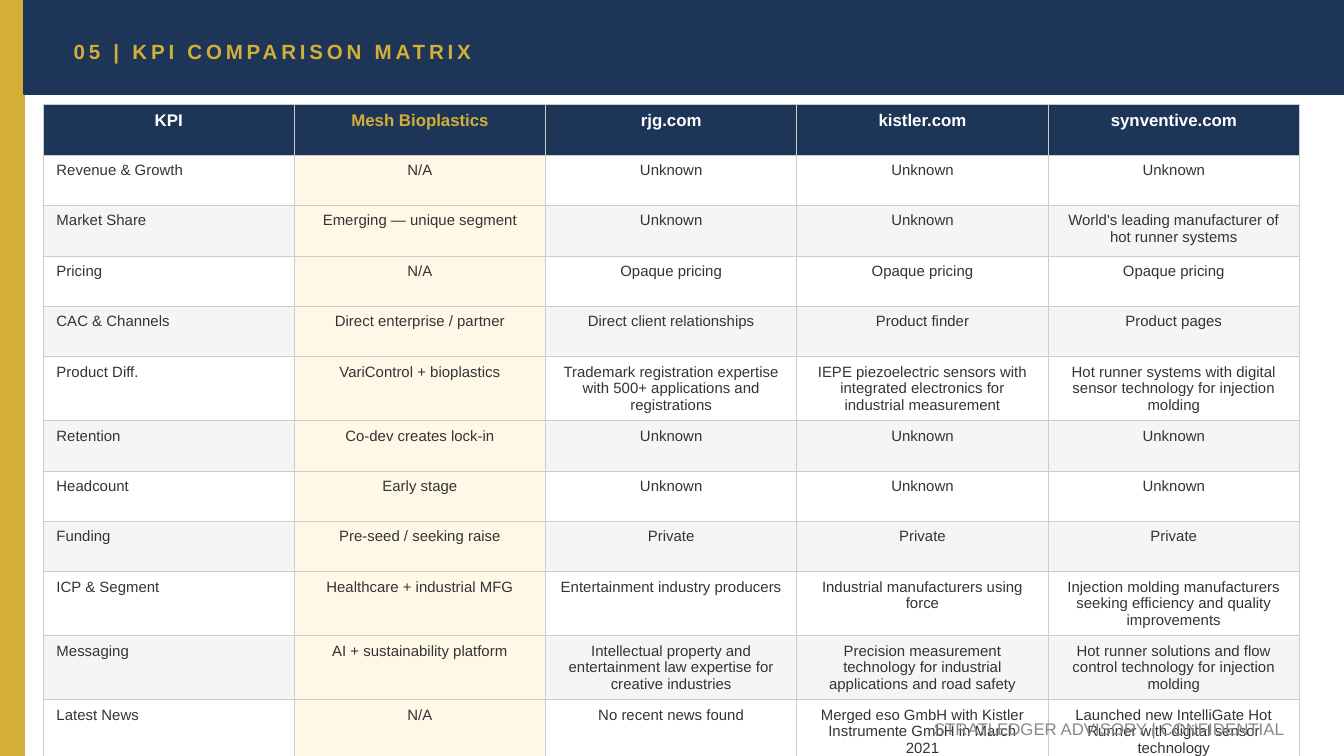
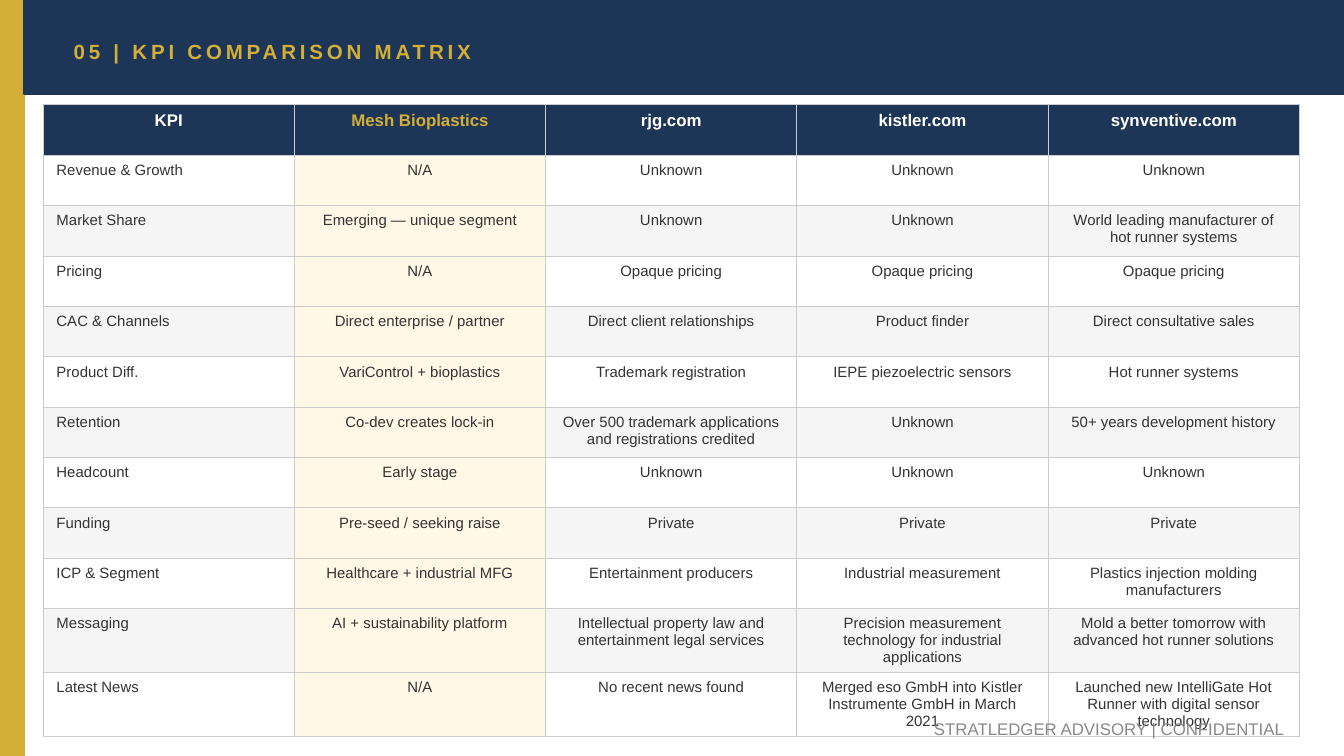
Before and after one commit to apexmakeshop-dot/droplet-commands, a slide deck: slide 9 of mesh_bioplastics_CI_Report.pptx. Drawn at 1344x756 pixels with LibreOffice and Linux fonts; fonts in the diff are those of the drawing. Boxes give left, top, right and bottom in pixels: in the first picture for what was removed or moved away, otherwise in the second. Text is boxed around its words. In the diff, an @@ line names an element or a change of style, - is before the commit and + after.

Commit message:
CI Report: Mesh Bioplastics

```diff
--- a/mesh_bioplastics_CI_Report.pptx
+++ b/mesh_bioplastics_CI_Report.pptx
@@ table at bbox=[43, 105, 1300, 734] @@
-row 3, column 5: World's leading manufacturer of hot runner systems
+row 3, column 5: World leading manufacturer of hot runner systems
-row 5, column 5: Product pages
+row 5, column 5: Direct consultative sales
-row 6: Product Diff. | VariControl + bioplastics | Trademark registration expertise with 500+ applications and registrations | IEPE piezoelectric sensors with integrated electronics for industrial measurement | Hot runner systems with digital sensor technology for injection molding
+row 6: Product Diff. | VariControl + bioplastics | Trademark registration | IEPE piezoelectric sensors | Hot runner systems
-row 7, column 3: Unknown
+row 7, column 3: Over 500 trademark applications and registrations credited
-row 7, column 5: Unknown
+row 7, column 5: 50+ years development history
-row 10: ICP & Segment | Healthcare + industrial MFG | Entertainment industry producers | Industrial manufacturers using force | Injection molding manufacturers seeking efficiency and quality improvements
+row 10: ICP & Segment | Healthcare + industrial MFG | Entertainment producers | Industrial measurement | Plastics injection molding manufacturers
-row 11: Messaging | AI + sustainability platform | Intellectual property and entertainment law expertise for creative industries | Precision measurement technology for industrial applications and road safety | Hot runner solutions and flow control technology for injection molding
+row 11: Messaging | AI + sustainability platform | Intellectual property law and entertainment legal services | Precision measurement technology for industrial applications | Mold a better tomorrow with advanced hot runner solutions
-row 12, column 4: Merged eso GmbH with Kistler Instrumente GmbH in March 2021
+row 12, column 4: Merged eso GmbH into Kistler Instrumente GmbH in March 2021
```
Also in this commit, not shown: 4 other slides changed.
